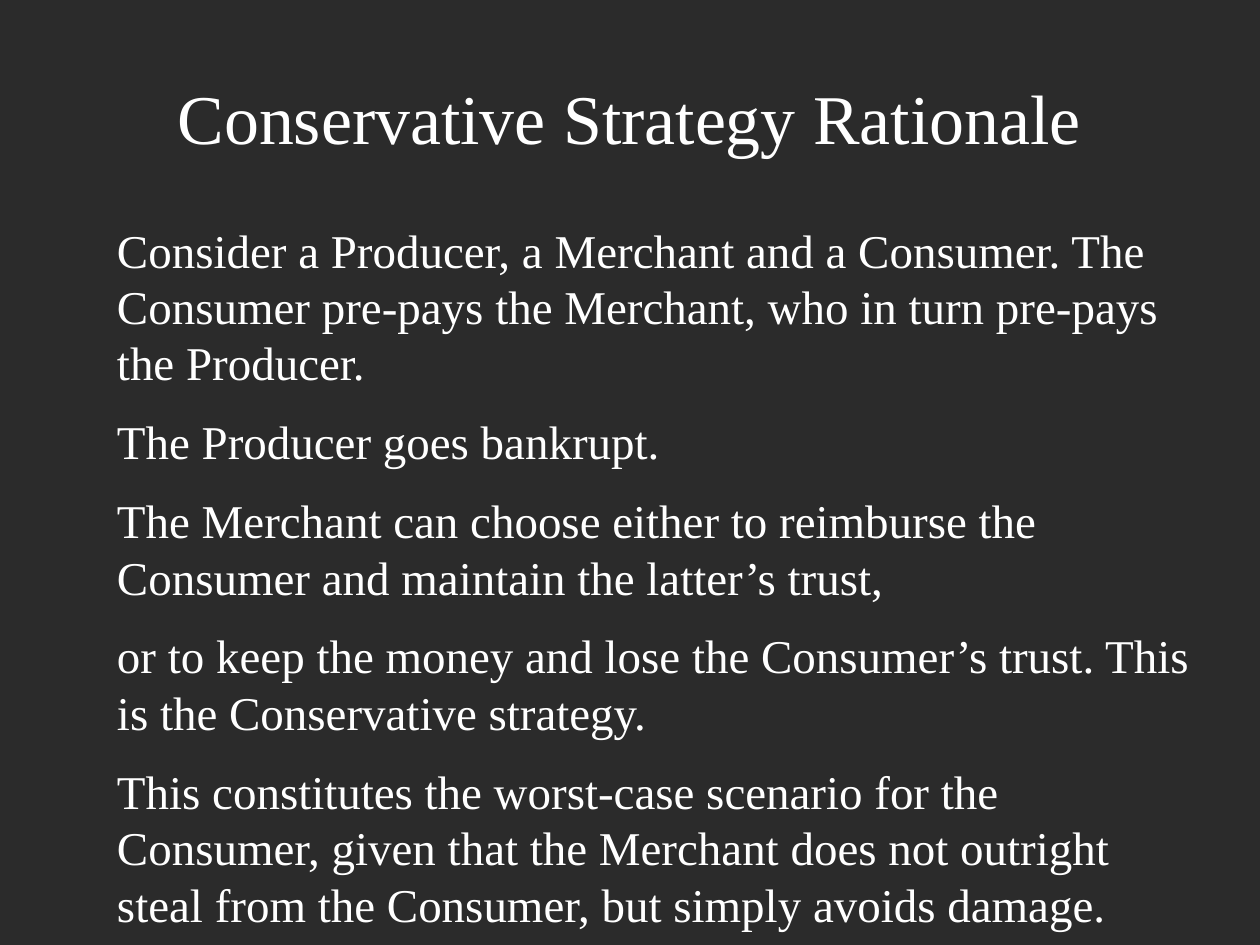
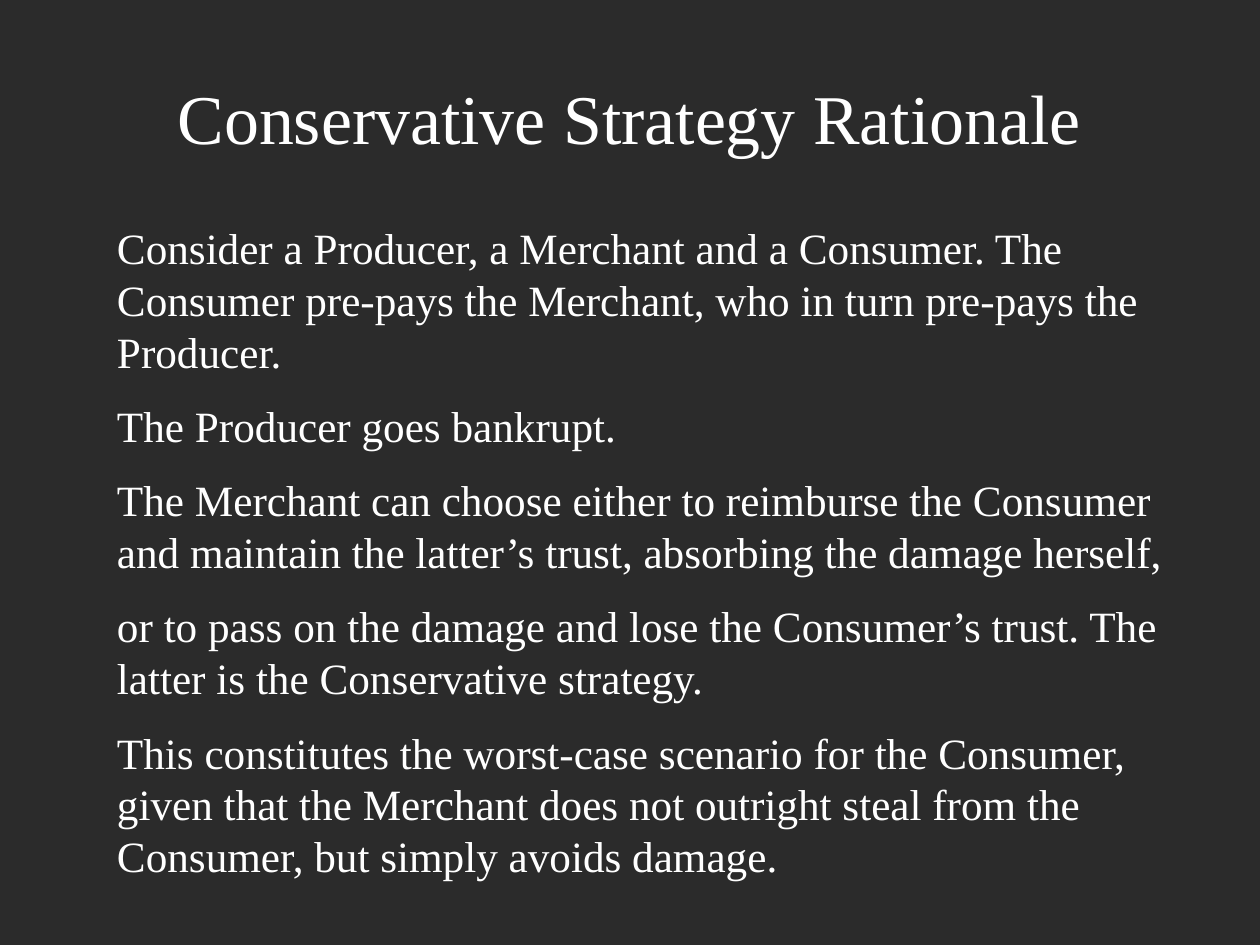
Before and after one commit to decrypto-org/TrustIsRisk, a slide deck: slide 12 of presentations/AtheCrypt10-1-2017/AtheCrypt10-1-2017.odp. Drawn at 1260x945 pixels with LibreOffice and Linux fonts; fonts in the diff are those of the drawing; background and template pictures are left out; a plain dark background stands for a picture behind light text. Boxes give left, top, right and bottom in pixels: in the first picture for what was removed or moved away, otherwise in the second. Text is boxed around its words. In the diff, an @@ line names an element or a change of style, - is before the commit and + after.

Commit message:
rephrase TrustIsRisk Game explanation, conservative strategy rationale

```diff
--- a/presentations/AtheCrypt10-1-2017/AtheCrypt10-1-2017.odp
+++ b/presentations/AtheCrypt10-1-2017/AtheCrypt10-1-2017.odp
@@ text at [117, 234, 1138, 881]: size 29.6 to 27.2 pt in "Consider a Producer, a Merchant and a ...", "The Producer goes bankrupt.", "This constitutes the worst-case scenario for the ..." @@
@@ text at [117, 486, 1161, 703]: text changed; size 29.6 to 27.2 pt @@
-The Merchant can choose either to reimburse the Consumer and maintain the latter’s trust,
-or to keep the money and lose the Consumer’s trust. This is the Conservative strategy.
+The Merchant can choose either to reimburse the Consumer and maintain the latter’s trust, absorbing the damage herself,
+or to pass on the damage and lose the Consumer’s trust. The latter is the Conservative strategy.
```
Also in this commit, not shown: 2 other slides changed.
